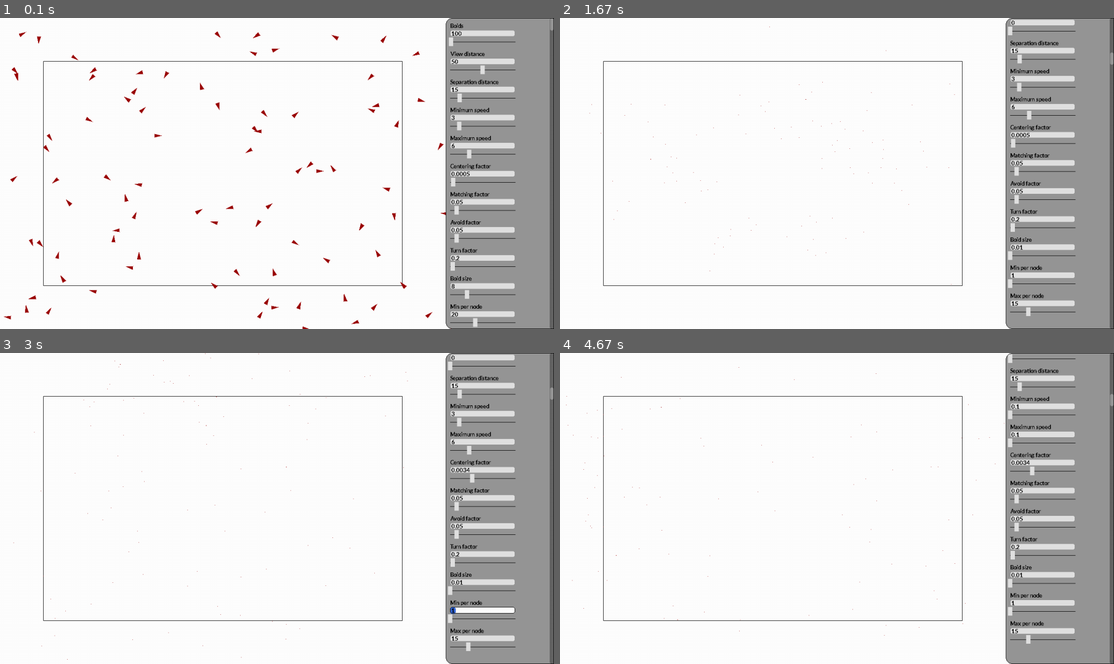
Above: before the commit, frames 1-4 (two rows, left to right).
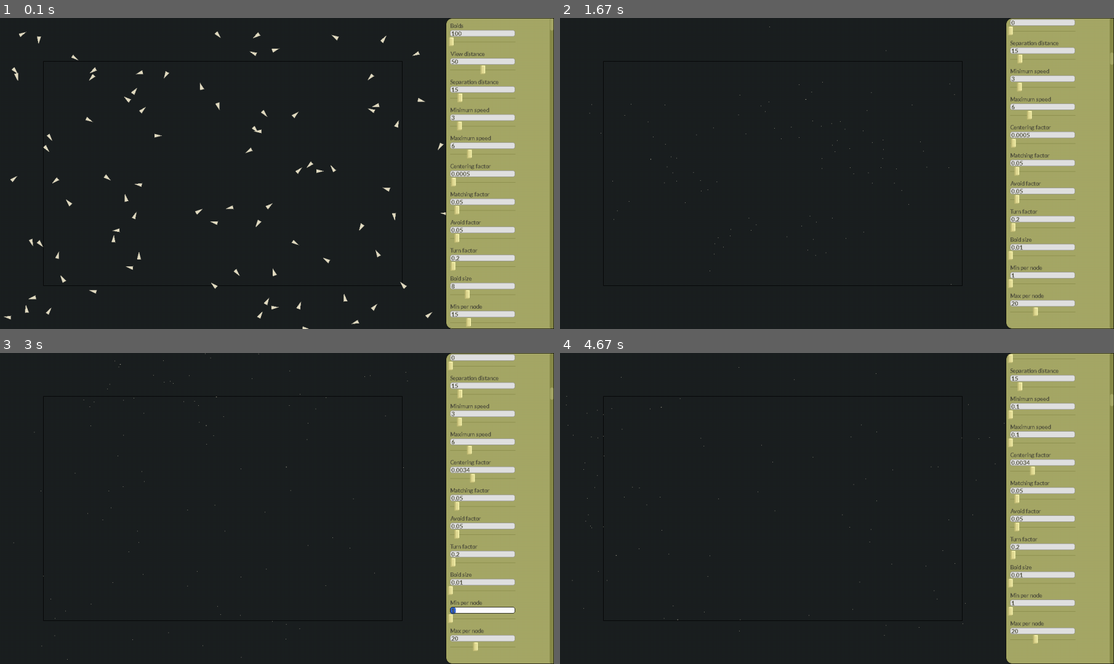
Above: after the commit, the same moments.

Repository: Peter-Vanderhyde/Boid-Simulation
Game: pygame game, started from main.py
Same seed, same stepped clock (60 frames per second), same inputs: the game is played once before the commit and once after it.
Inputs (mouse positions are in pixels of both pictures, inside the frame that each line leads up to):
- Up to frame 1 (0.1 s): no input
- Up to frame 2 (1.67 s): press the mouse at (1041, 294) at 0.37 s; move the mouse to (1003, 185) at 0.47 s; release the mouse at (958, 77) at 0.6 s; press the mouse at (1113, 24) at 0.7 s; move the mouse to (881, 42) at 0.8 s; release the mouse at (654, 61) at 0.93 s; press the mouse at (1041, 282) at 1.03 s; move the mouse to (920, 235) at 1.13 s; release the mouse at (798, 185) at 1.27 s; press the mouse at (1041, 30) at 1.37 s; move the mouse to (1014, 42) at 1.47 s; release the mouse at (981, 55) at 1.6 s
- Up to frame 3 (3 s): press the mouse at (481, 477) at 1.7 s; move the mouse to (476, 524) at 1.8 s; release the mouse at (470, 570) at 1.93 s; press the mouse at (481, 527) at 2.03 s; move the mouse to (360, 483) at 2.13 s; release the mouse at (243, 440) at 2.27 s; hold Right 2.33-2.8 s; press the mouse at (481, 611) at 2.87 s; move the mouse to (448, 545) at 2.97 s
- Up to frame 4 (4.67 s): release the mouse at (975, 480) at 3.1 s; hold Right 3.17-3.63 s; press the mouse at (1041, 421) at 3.7 s; move the mouse to (992, 517) at 3.8 s; release the mouse at (936, 611) at 3.93 s; press the mouse at (1041, 449) at 4.03 s; move the mouse to (1008, 489) at 4.13 s; release the mouse at (969, 530) at 4.27 s; press the mouse at (1113, 393) at 4.37 s; move the mouse to (920, 396) at 4.47 s; release the mouse at (731, 399) at 4.6 s

The runs differ from the first frame. In frame 1, 97% of the frame differs, in the area x 0-100%, y 0-100%; in frame 2, 97%; in frame 3, 97%; in frame 4, 98%.

Commit message:
Added styling and fixed bug

Diff:
--- a/canvas.py
+++ b/canvas.py
@@ -24,8 +24,15 @@
         self.show_circles = False
         self.show_grid = False
 
-    def create_sidebar(self, width, margins=(0, 0)):
-        self.sidebar = gui.Sidebar(self.screen, width, margins, self.settings)
+    def create_sidebar(self, width, margins=(0, 0), bg_color=(100, 100, 100), text_color=(0, 0, 0), slider_color=(150, 150, 150)):
+        def check(color):
+            return max(color - 30, 0)
+
+        self.sidebar = gui.Sidebar(self.screen, width, margins, self.settings,
+                                   bg_color=bg_color,
+                                   scrollbar_shade=(check(bg_color[0]), check(bg_color[1]), check(bg_color[2])),
+                                   text_color=text_color,
+                                   slider_color=slider_color)
         margin = self.active_area[0][0]
         self.active_area = ((margin, margin),
                     (self.width - width - margin * 2, self.height - margin * 2))
--- a/gui.py
+++ b/gui.py
@@ -15,7 +15,8 @@
 class Sidebar:
     """This is the entire bar on the side that contains all of the gui elements."""
 
-    def __init__(self, screen, width, margins, settings):
+    def __init__(self, screen, width, margins, settings, bg_color=(100, 100, 100), scrollbar_shade=(150, 150, 150),
+                 text_color=(0, 0, 0), slider_color=(150, 150, 150)):
         self.screen = screen
         self.s_width = screen.get_width()
         self.s_height = screen.get_height()
@@ -23,6 +24,10 @@
         self.rect = pygame.Rect(self.s_width - width, 0, width, self.s_height)
         self.margins = margins # TODO I need to make this responsive
         self.settings = settings
+        self.bg_color = bg_color
+        self.scrollbar_shade_color = scrollbar_shade
+        self.text_color = text_color
+        self.slider_color = slider_color
         self.font_name = "calibri"
         self.properties = []
         self.scroll_y = 0
@@ -61,7 +66,9 @@
             bot_of_last_prop += prop.height
 
         prop = Property(property_name, self.font_name, value, min_value, max_value,
-                        Vector(self.s_width - self.width + self.margins[0], bot_of_last_prop))
+                        Vector(self.s_width - self.width + self.margins[0], bot_of_last_prop),
+                        text_color=self.text_color, slider_color=self.slider_color,
+                        shade_color=self.scrollbar_shade_color)
         self.properties.append(prop)
         self.max_scroll -= prop.height
         self.calculate_scrollbar_props()
@@ -73,11 +80,11 @@
         self.scroll_y = max(self.max_scroll, min(0, self.scroll_y))
 
     def draw_scrollbar(self):
-        pygame.draw.rect(self.screen, (100, 100, 100),
+        pygame.draw.rect(self.screen, self.scrollbar_shade_color,
                          (self.rect.right - 10, self.rect.top, 10, self.rect.height), border_radius=20)
-        pygame.draw.rect(self.screen, (150, 150, 150),
+        pygame.draw.rect(self.screen, self.bg_color,
                          self.get_scrollbar_pos(), border_radius=20)
-        pygame.draw.rect(self.screen, (100, 100, 100),
+        pygame.draw.rect(self.screen, self.scrollbar_shade_color,
                          self.get_scrollbar_pos(), 1, border_radius=20)
 
     def draw(self):
@@ -90,7 +97,7 @@
 
         # Scrollbar background
         width, height = self.screen.get_size()
-        pygame.draw.rect(self.screen, (150, 150, 150), (width - self.width, 0, self.width, height),
+        pygame.draw.rect(self.screen, self.bg_color, (width - self.width, 0, self.width, height),
                          border_top_left_radius=15, border_bottom_left_radius=15)
 
         # Draw properties
@@ -172,13 +179,16 @@
 class Property:
     """A sidebar element consisting of a title, textbox, and slider."""
 
-    def __init__(self, name, font_name, value, min_value, max_value, top_left):
+    def __init__(self, name, font_name, value, min_value, max_value, top_left, text_color, slider_color, shade_color):
         self.name = name
         self.font_name = font_name
         self.value = value
         self.min_value = min_value
         self.max_value = max_value
         self.top_left = top_left
+        self.text_color = text_color
+        self.slider_color = slider_color
+        self.shade_color = shade_color
         self.title = None
         self.textbox = None
         self.slider = None
@@ -189,15 +199,15 @@
         self.height = prop_y_margins * 2 + self.title.rect.height + self.textbox.rect.height + 4
 
     def create_title(self, top_left):
-        title = Text(self, self.name.capitalize(), self.font_name, 15, (0, 0, 0), top_left)
+        title = Text(self, self.name.capitalize(), self.font_name, 15, self.text_color, top_left)
         self.title = title
 
     def create_textbox(self, top_left):
-        textbox = TextBox(self, str(self.value), self.font_name, 150, 15, top_left)
+        textbox = TextBox(self, str(self.value), self.font_name, 150, 15, top_left, self.text_color)
         self.textbox = textbox
 
     def create_slider(self, top_left):
-        slider = Slider(self, self.value, self.min_value, self.max_value, 150, 20, top_left)
+        slider = Slider(self, self.value, self.min_value, self.max_value, 150, 20, top_left, self.slider_color, self.shade_color)
         self.slider = slider
 
     def draw(self, screen, offset_y):
@@ -210,10 +220,10 @@
     """This creates an editable box where a user can select the box and type
     whatever number value they want."""
 
-    def __init__(self, parent, value, font_name, width, height, top_left):
+    def __init__(self, parent, value, font_name, width, height, top_left, text_color):
         self.parent = parent # Links to parent Property so the textbox can affect the slider
         self.value = value
-        self.text = Text(self, str(value), font_name, height, (0, 0, 0), top_left)
+        self.text = Text(self, str(value), font_name, height, text_color, top_left)
         self.width = width
         self.height = height
         self.top_left = top_left
@@ -300,7 +310,7 @@
 class Slider:
     """A slider that allows the user to set a value between two values by moving the slider."""
 
-    def __init__(self, parent, value, min_val, max_val, width, height, top_left):
+    def __init__(self, parent, value, min_val, max_val, width, height, top_left, slider_color, text_color):
         self.parent = parent # Link to parent Property for changing the settings and textbox
         self.value = value
         self.min_val = min_val
@@ -308,8 +318,20 @@
         self.width = width
         self.height = height
         self.top_left = top_left
+        self.slider_color = slider_color
+        self.accents = self.get_accents(self.slider_color)
+        self.slide_line_color = text_color
         self.rect = Rect(top_left.x, top_left.y, width, height)
         self.ratio = self.get_ratio() # The pixel to value ratio
+
+    def get_accents(self, color):
+        def reduce(c):
+            return max(c - 30, 0)
+
+        def increase(c):
+            return min(c + 30, 255)
+
+        return [tuple([reduce(c) for c in color]), tuple([increase(c) for c in color])]
 
     def get_ratio(self):
         """Based on the value range, get the ratio of value change per pixel change."""
@@ -350,9 +372,11 @@
         """Draw the slider at the position based off its value."""
 
         rect = get_offset_rect(self.rect, offset)
-        pygame.draw.line(screen, (0, 0, 0), rect.midleft, rect.midright)
+        pygame.draw.line(screen, self.slide_line_color, rect.midleft, rect.midright)
         x_pos = rect.left + (self.value - self.min_val) * self.ratio
-        pygame.draw.rect(screen, (225, 225, 225), (x_pos - 5, rect.top, 10, self.height))
+        pygame.draw.rect(screen, self.accents[0], (x_pos - 5, rect.top, 10, self.height))
+        pygame.draw.rect(screen, self.accents[1], (x_pos - 2, rect.top, 8, self.height - 2))
+        pygame.draw.rect(screen, self.slider_color, (x_pos - 2, rect.top + 2, 6, self.height - 4))
 
 
 class Text:
--- a/main.py
+++ b/main.py
@@ -67,12 +67,12 @@
         "max": 30
     },
     "min per node": {
-        "value": 20,
+        "value": 15,
         "min": 1,
         "max": 50
     },
     "max per node": {
-        "value": 15,
+        "value": 20,
         "min": 1,
         "max": 50
     }
@@ -103,7 +103,7 @@
         boid = Boid(settings,
                     position,
                     velocity,
-                    color=(155, 0, 0))
+                    color=(227, 220, 194))
         boids.append(boid)
         tree.insert_boid(boid)
 
@@ -126,8 +126,11 @@
 
     # Setting margin not yet working
     # settings["margin"]["max"] = min(width, height) / 2 - 1
-    canvas = Canvas(width, height, (255, 255, 255), settings) # Handles functions for drawing, and events
-    canvas.create_sidebar(width=250, margins=(10, 10))
+    canvas = Canvas(width, height, (27, 32, 33), settings) # Handles functions for drawing, and events
+    canvas.create_sidebar(width=250, margins=(10, 10),
+                          bg_color=(166, 168, 103),
+                          text_color=(81, 81, 61),
+                          slider_color=(227, 220, 149))
     for key in settings.keys():
         canvas.sidebar.add_property(key)
 
--- a/quad_tree.py
+++ b/quad_tree.py
@@ -218,7 +218,7 @@
                 self.reabsorb()
 
     def get_possible_nodes(self, check_rect):
-        """Based on a given Rect, find all nodes who overlap with that rect, as
+        """Based on a given Rect, find all quads who overlap with that rect, as
         they may contain nodes within the Rect."""
 
         if self.leaf:
@@ -331,7 +331,7 @@
     def draw_grid(self, screen):
         """For display the node quadrants on the simulation screen."""
 
-        pygame.draw.rect(screen, (150, 150, 150), (self.rect.left,
+        pygame.draw.rect(screen, (255, 255, 255), (self.rect.left,
                                                    self.rect.top,
                                                    self.rect.width + 1,
                                                    self.rect.height + 1), 1)
--- a/quad_tree_test.py
+++ b/quad_tree_test.py
@@ -136,6 +136,9 @@
                 not any(self.tree.children.values())
             )
 
+    def test_8_quad_possible_nodes(self):
+        pass
+
 
 
 if __name__ == '__main__':
Not shown, changed: README.md
